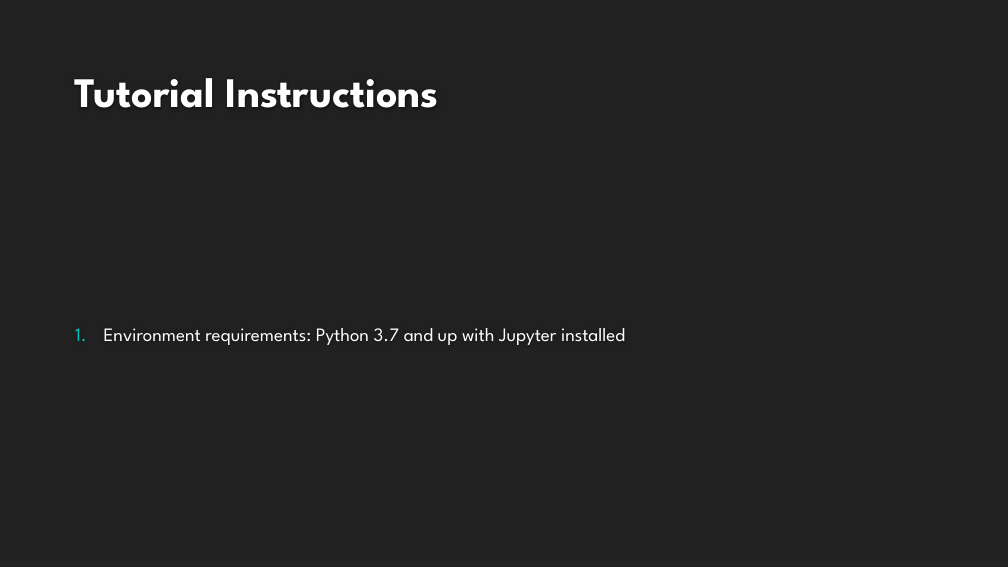
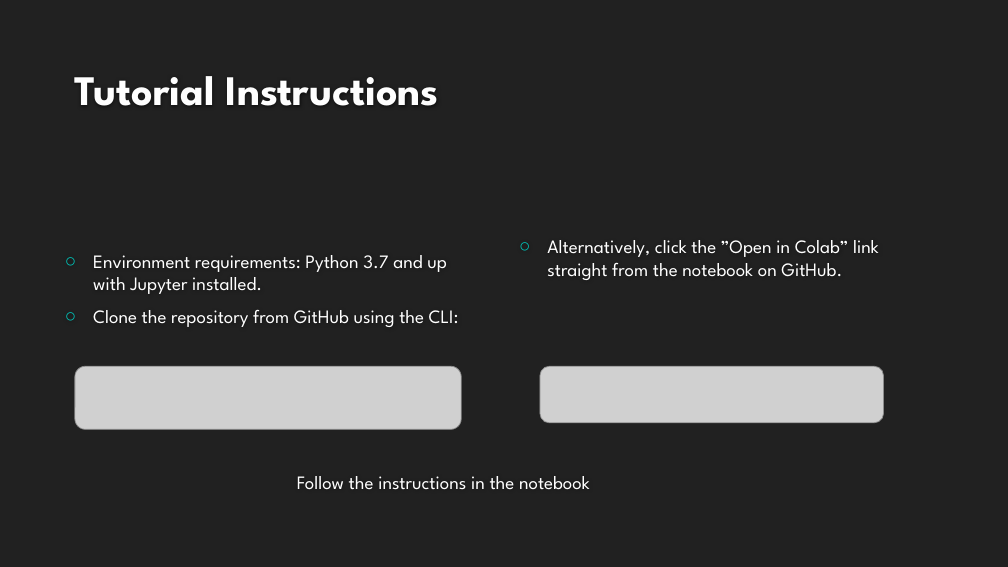
Before and after one commit to NatanMish/data_validation, a slide deck: slide 6 of Data Validation for Data Science.pptx (slide 5 before the commit). Drawn at 1008x567 pixels with LibreOffice and Linux fonts; fonts in the diff are those of the drawing; grey boxes stand for pictures; background and template pictures are left out. Boxes give left, top, right and bottom in pixels: in the first picture for what was removed or moved away, otherwise in the second. Text is boxed around its words. In the diff, an @@ line names an element or a change of style, - is before the commit and + after.

Commit message:
Added a few slides

```diff
--- a/Data Validation for Data Science.pptx
+++ b/Data Validation for Data Science.pptx
@@ text at bbox=[93, 255, 459, 327]: text changed @@
-1. Environment requirements: Python 3.7 and up with Jupyter installed
+○ Environment requirements: Python 3.7 and up with Jupyter installed.
+○ Clone the repository from GitHub using the CLI:
@@ text added at bbox=[547, 240, 879, 280], 18 pt, text #FFFFFF @@
+○ Alternatively, click the ”Open in Colab” link straight from the notebook on GitHub.
@@ picture added at bbox=[75, 366, 461, 429] @@
@@ picture added at bbox=[540, 366, 883, 423] @@
@@ text added at bbox=[297, 476, 590, 490], 18 pt, text #FFFFFF @@
+Follow the instructions in the notebook
```
Also in this commit, not shown: 1 other slide changed, 4 slides added, 2 slides removed, 1 other file.
